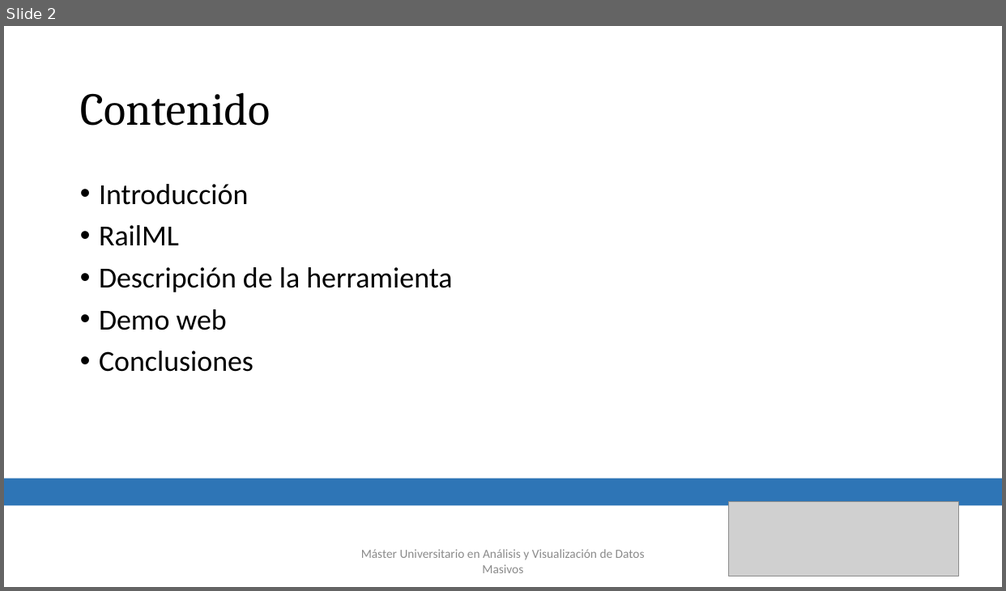
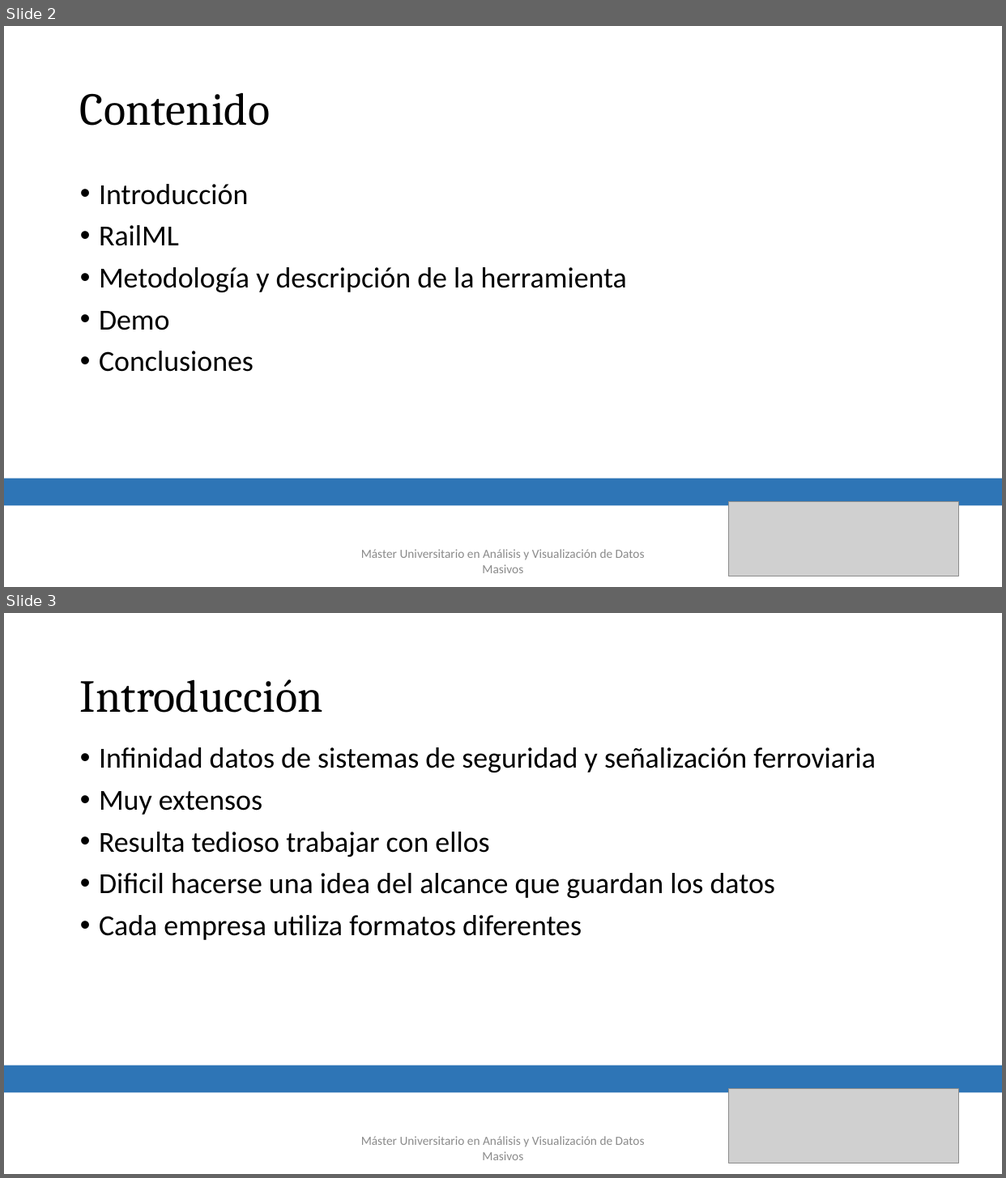
Before and after one commit to adriSM07/railMLdashboard, a slide deck: RailML_Dashboard.pptx. Shown one above the other, each under a label of ours: slide 2 before the commit, slides 2 and 3 after it. The pictures are 1006x591 and 1006x1178 pixels, drawn with LibreOffice and Linux fonts; fonts in the diff are those of the drawing; grey boxes stand for pictures. Boxes give left, top, right and bottom in pixels: in the first picture for what was removed or moved away, otherwise in the second. Text is boxed around its words. In the diff, an @@ line names an element or a change of style, - is before the commit and + after.

```diff
--- a/RailML_Dashboard.pptx
+++ b/RailML_Dashboard.pptx
@@ slide 3 added at <box>4,613,1002,1174</box>, background #FFFFFF @@
@@ title added at <box>80,679,323,713</box>, 44 pt, text #000000 @@
+Introducción
@@ text added at <box>99,747,876,940</box>, 28 pt, text #000000 @@
+• Infinidad datos de sistemas de seguridad y señalización ferroviaria
+• Muy extensos
+• Resulta tedioso trabajar con ellos
+• Dificil hacerse una idea del alcance que guardan los datos
+• Cada empresa utiliza formatos diferentes
@@ rectangle added at <box>4,1066,1002,1093</box>, fill #2E75B6 @@
@@ picture added at <box>730,1089,959,1163</box> @@
@@ text added at <box>361,1136,645,1161</box>, 12 pt, text #8C8C8C @@
+Máster Universitario en Análisis y Visualización de Datos Masivos
@@ slide 2 changed as well @@
@@ text at <box>99,267,627,331</box>: text changed @@
-• Descripción de la herramienta
-• Demo web
+• Metodología y descripción de la herramienta
+• Demo
```
Also in this commit, not shown: 2 other slides changed, 5 other slides added.
